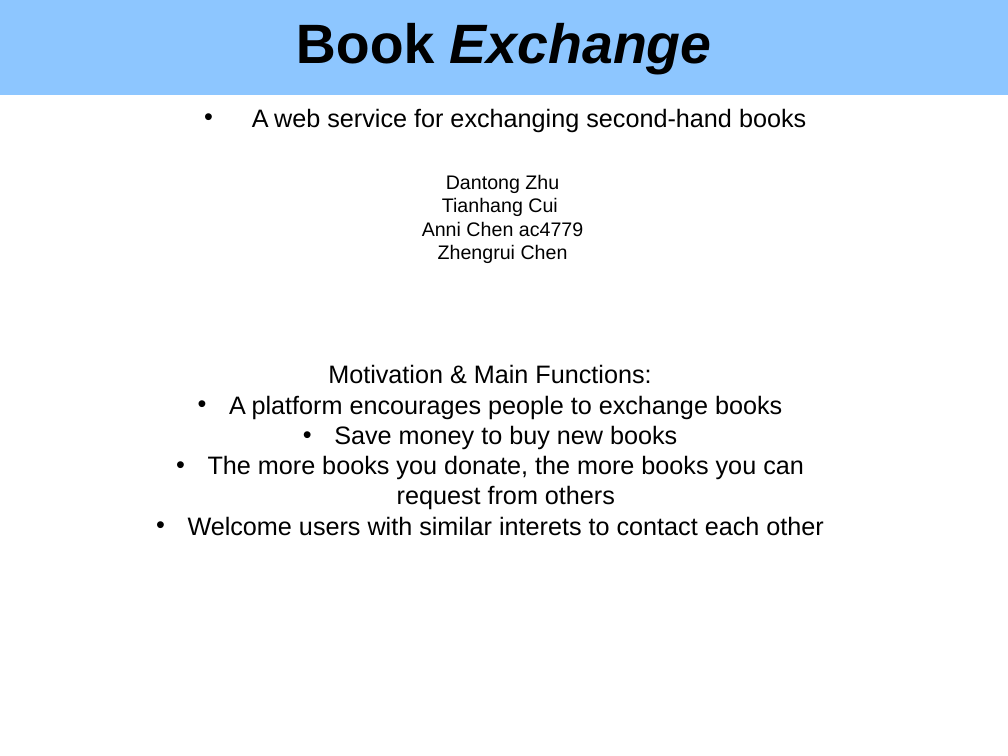
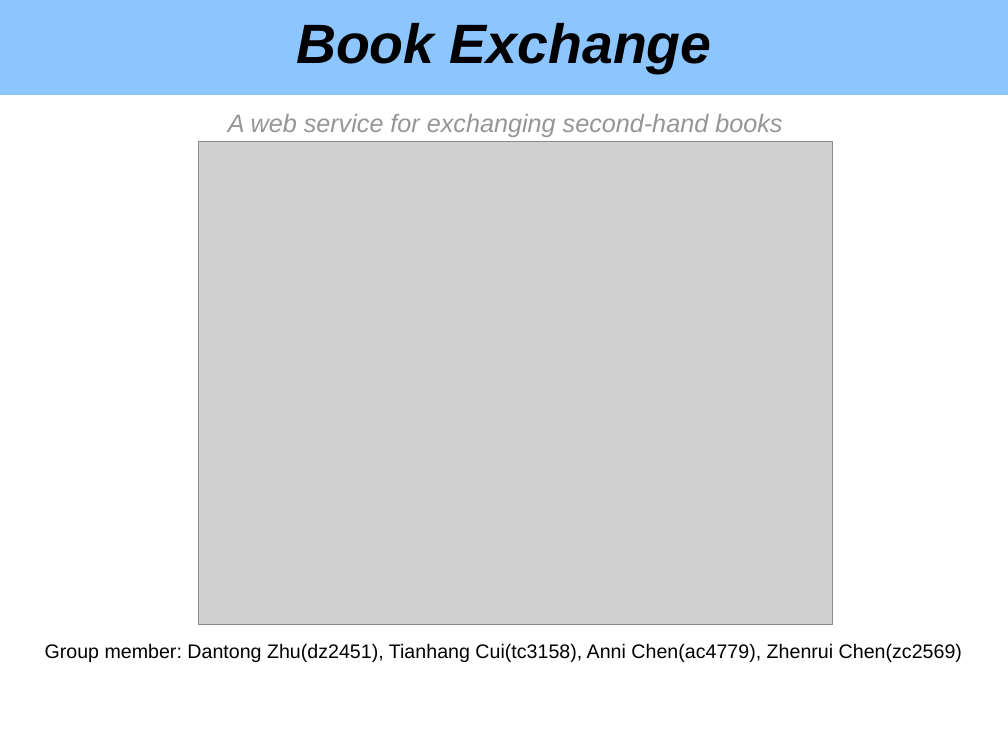
Before and after one commit to thcui/book-exchange, a slide deck: slide 1 of presentation-book-exchange.pptx. Drawn at 1008x756 pixels with LibreOffice and Linux fonts; fonts in the diff are those of the drawing; grey boxes stand for pictures; background and template pictures are left out. Boxes give left, top, right and bottom in pixels: in the first picture for what was removed or moved away, otherwise in the second. Text is boxed around its words. In the diff, an @@ line names an element or a change of style, - is before the commit and + after.

Commit message:
modify the style of presentation slides

```diff
--- a/presentation-book-exchange.pptx
+++ b/presentation-book-exchange.pptx
@@ title "Book Exchange" at bbox=[296, 22, 712, 74]: italic on in "Book" @@
@@ subtitle "A web service for exchanging ..." at bbox=[228, 114, 782, 137]: text colour #000000 to #969696, italic on; bullet • to none @@
@@ picture added at bbox=[199, 142, 833, 625] @@
@@ text removed at bbox=[188, 364, 823, 536] @@
-Motivation & Main Functions:
-• A platform encourages people to exchange books
-• Save money to buy new books
-• The more books you donate, the more books you can request from others
-• Welcome users with similar interets to contact each other
@@ text at bbox=[45, 643, 962, 662]: text changed @@
-Dantong Zhu
-Tianhang Cui
-Anni Chen ac4779
-Zhengrui Chen
+Group member: Dantong Zhu(dz2451), Tianhang Cui(tc3158), Anni Chen(ac4779), Zhenrui Chen(zc2569)
```
Also in this commit, not shown: 6 other slides changed, 2 slides added.
